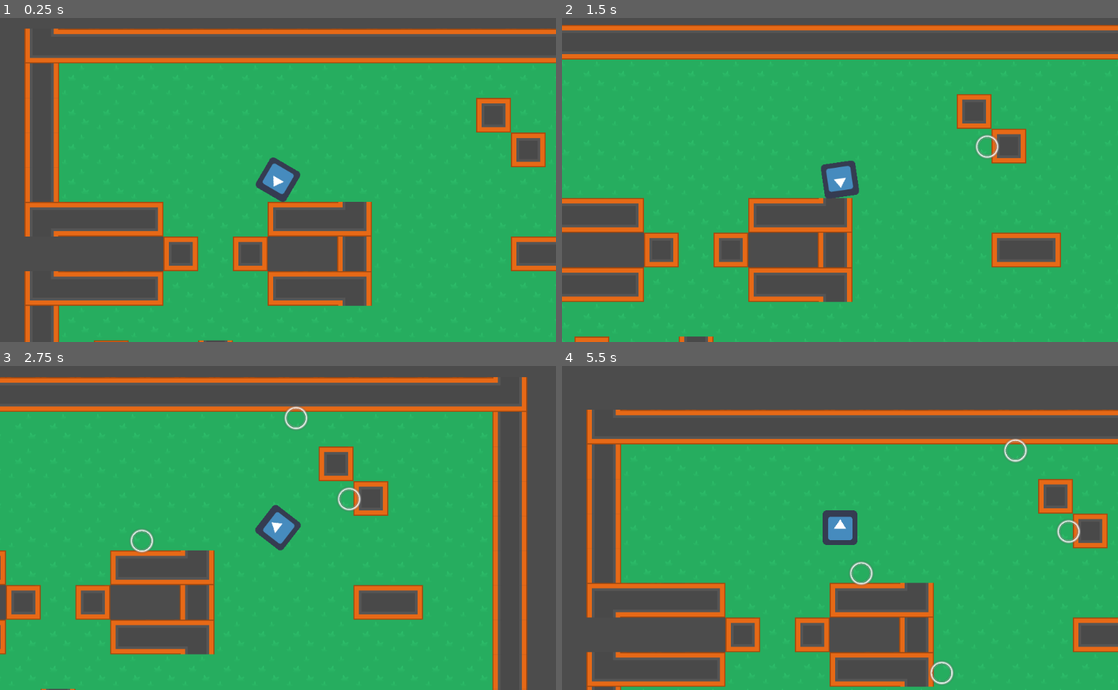
Above: before the commit, frames 1-4 (two rows, left to right).
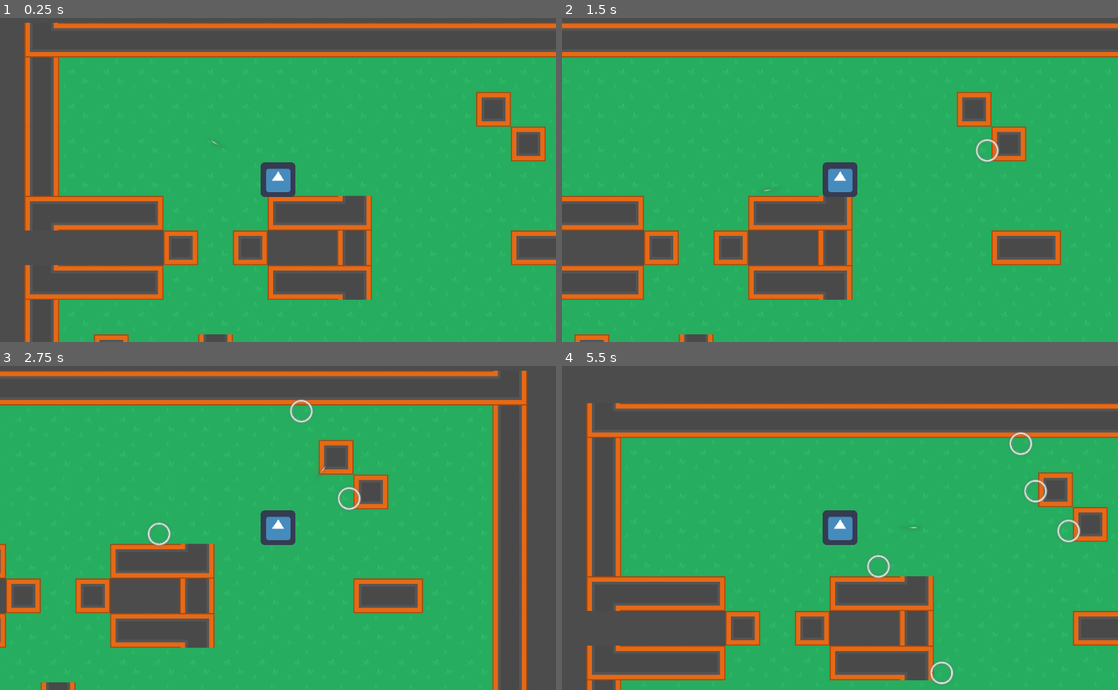
Above: after the commit, the same moments.

Repository: SolAZDev/WTG22_Tradition
Game: Godot game, scene res://Scenes/TestScene.tscn
The game is run twice, just before and just after one commit, with the same random seed, the same clock (stepped at 60 frames per second) and the same inputs. The engine's default icon, where the game draws it, is replaced by a stand-in: a white triangle on a blue panel in a dark square.
Inputs (mouse positions are in pixels of both pictures, inside the frame that each line leads up to):
- Up to frame 1 (0.25 s): no input
- Up to frame 2 (1.5 s): tap Enter at 0.5 s; move the mouse to (962, 163) at 0.52 s; hold Right (mv_right) 0.53-1.28 s; tap Ctrl (attack) at 0.6 s; tap E (interact, bound only after the commit) at 0.8, 1.35 s; move the mouse to (728, 196) at 1.27 s; hold Down (mv_down) from 1.28 s (still down)
- Up to frame 3 (2.75 s): tap Ctrl (attack) at 1.55, 2.1 s; tap Space at 2 s; move the mouse to (333, 456) at 2.02 s; release Down (mv_down) at 2.03 s; hold Right (mv_right) from 2.03 s (still down); tap E (interact, bound only after the commit) at 2.3 s
- Up to frame 4 (5.5 s): move the mouse to (812, 592) at 2.77 s; release Right (mv_right) at 2.78 s; hold Up (mv_up) 2.78-3.53 s; tap E (interact, bound only after the commit) at 2.85, 3.8, 4.35, 5.3 s; tap Ctrl (attack) at 3.05, 3.6, 4.55, 5.1 s; move the mouse to (1006, 576) at 3.52 s; hold Left (mv_left) 3.53-5.03 s; tap \ (debug_ammoplus, bound only before the commit) at 4.15 s; move the mouse to (673, 479) at 4.27 s; tap = (debug_heal, bound only before the commit) at 4.9 s; move the mouse to (867, 528) at 5.02 s; hold Down (mv_down) from 5.03 s (still down)

The runs differ from the first frame. In frame 1, 15% of the frame differs, in the area x 4-100%, y 1-100%; in frame 2, 7.8%; in frame 3, 13%; in frame 4, 16%, in the area x 4-100%, y 11-100%.

Commit message:
manual pick up

Diff:
--- a/Nodes/PlayerA.tscn
+++ b/Nodes/PlayerA.tscn
@@ -1,8 +1,9 @@
-[gd_scene load_steps=5 format=2]
+[gd_scene load_steps=6 format=2]
 
 [ext_resource path="res://icon.png" type="Texture" id=1]
 [ext_resource path="res://Scripts/PlayerA.gd" type="Script" id=2]
 [ext_resource path="res://Nodes/Bullet.tscn" type="PackedScene" id=3]
+[ext_resource path="res://Resources/PNG (Transparent)/trace_01.png" type="Texture" id=4]
 
 [sub_resource type="RectangleShape2D" id=1]
 
@@ -17,8 +18,16 @@
 [node name="Sprite" type="Sprite" parent="."]
 texture = ExtResource( 1 )
 
-[node name="ShootOffset" type="Position2D" parent="."]
+[node name="Camera2D" type="Camera2D" parent="."]
+current = true
+
+[node name="offsetRotator" type="Node2D" parent="."]
+
+[node name="ShootOffset" type="Position2D" parent="offsetRotator"]
 position = Vector2( 64, 0 )
 
-[node name="Camera2D" type="Camera2D" parent="."]
-current = true
+[node name="AimArrow" type="Sprite" parent="offsetRotator/ShootOffset"]
+position = Vector2( 64, 0 )
+rotation = 1.5708
+scale = Vector2( 0.1, 0.1 )
+texture = ExtResource( 4 )
--- a/Scenes/TestScene.tscn
+++ b/Scenes/TestScene.tscn
@@ -1,7 +1,10 @@
-[gd_scene load_steps=3 format=2]
+[gd_scene load_steps=4 format=2]
 
 [ext_resource path="res://Nodes/PlayerA.tscn" type="PackedScene" id=1]
 [ext_resource path="res://Tilesets/KennyTopdown.tres" type="TileSet" id=2]
+
+[sub_resource type="CircleShape2D" id=1]
+radius = 53.0848
 
 [node name="Node2D" type="Node2D"]
 
@@ -14,3 +17,9 @@
 show_collision = true
 format = 1
 tile_data = PoolIntArray( 0, 1073741825, 0, 1, 1073741825, 2, 2, 1073741825, 2, 3, 1073741825, 2, 4, 1073741825, 2, 5,  …(3788 unchanged characters)…
+
+[node name="Area2D" type="Area2D" parent="."]
+position = Vector2( 128, 128 )
+
+[node name="CollisionShape2D" type="CollisionShape2D" parent="Area2D"]
+shape = SubResource( 1 )
--- a/Scripts/Actor.gd
+++ b/Scripts/Actor.gd
@@ -5,7 +5,3 @@
 export(int) var speed = 200
 var vel: Vector2 = Vector2()
 onready var spr: AnimatedSprite = $AnimatedSprite
-
-# Declare member variables here. Examples:
-# var a = 2
-# var b = "text"
--- a/Scripts/Bullet.gd
+++ b/Scripts/Bullet.gd
@@ -17,7 +17,10 @@
 func _body_entered(node):
 	print(node, "?")
 
-func _on_Disk_body_entered(node:Node2D):
+func onBodyEnter(node: Node2D):
 	print(node.name,"!")
 	shooting=false
-	#play hit animation?
+	match node.name:
+		"Player": node.itemPickup = self
+
+func _on_Disk_body_entered(node:Node2D): onBodyEnter(node)
--- a/Scripts/PlayerA.gd
+++ b/Scripts/PlayerA.gd
@@ -5,37 +5,41 @@
 var bulletAmmo = 5
 var playerHealth = 5
 var IsPlayerDead = false
-
-#export(NodePath) var bulletPath
-
-onready var bulletOffset: Position2D = $ShootOffset
+var itemPickup: Area2D = null
+onready var offsetParent: Node2D = $offsetRotator
+onready var bulletOffset: Position2D = offsetParent.get_child(0)
 # Called when the node enters the scene tree for the first time.
 func _ready():
 	pass # Replace with function body.
 
 func _process(delta):
+	offsetParent.look_at(get_global_mouse_position())
 	if Input.is_action_just_pressed("attack"):
 		if bulletAmmo > 0:
 			bulletAmmo = bulletAmmo - 1
-		else:
-			bulletAmmo = bulletAmmo
+			print('SHOOTING! Ammo: ' , bulletAmmo)
+			shoot()
+		#$else:
+			#bulletAmmo = bulletAmmo
 
-		print('SHOOTING! Ammo: ' , bulletAmmo)
-		shoot()
+	if Input.is_action_just_pressed("interact"):
+		if itemPickup!=null:
+			itemPickup.queue_free()
+			itemPickup=null
+			bulletAmmo=bulletAmmo+1
+			print("picked up G U N", bulletAmmo)
+	# if Input.is_action_just_pressed("debug_ammoplus"):
+	# 	bulletAmmo = bulletAmmo + 1
+	# 	print('Bullets Increased! Ammo: ' , bulletAmmo)
 
-	if Input.is_action_just_pressed("debug_ammoplus"):
-		bulletAmmo = bulletAmmo + 1
-		print('Bullets Increased! Ammo: ' , bulletAmmo)
+	# if Input.is_action_just_pressed("debug_heal"):
+	# 	playerHealth = playerHealth + 1
+	# 	print('Health Increased! Life: ' , playerHealth)
 
-	if Input.is_action_just_pressed("debug_heal"):
-		playerHealth = playerHealth + 1
-		print('Health Increased! Life: ' , playerHealth)
+	# if Input.is_action_just_pressed("debug_hurt"):
+	# 	playerHealth = playerHealth - 1
+	# 	print('Health Decreased! Life: ' , playerHealth)
 
-	if Input.is_action_just_pressed("debug_hurt"):
-		playerHealth = playerHealth - 1
-		print('Health Decreased! Life: ' , playerHealth)
-
-	look_at(get_global_mouse_position())
 
 	if playerHealth == 0 || playerHealth < 0:
 		IsPlayerDead = true
@@ -48,12 +52,14 @@
 		speed = 200
 
 func shoot():
-	if bulletAmmo > 0:
-		var bullet = bulletPath.instance()
-		get_parent().add_child(bullet)
-		bullet.position = bulletOffset.global_position
-		bullet.Velocity = (get_global_mouse_position() - position).normalized()
+	var bullet = bulletPath.instance()
+	get_parent().add_child(bullet)
+	bullet.position = bulletOffset.global_position
+	bullet.Velocity = (get_global_mouse_position() - position).normalized()
 
 func _physics_process(delta):
 	vel = Vector2(Input.get_axis("mv_left","mv_right"),Input.get_axis("mv_up","mv_down"));
 	move_and_slide(vel*speed)
+	for i in get_slide_count():
+		var col = get_slide_collision(i)
+		#print(get_slide_count(), col.collider.name)
--- a/project.godot
+++ b/project.godot
@@ -26,14 +26,6 @@
 
 [input]
 
-ui_accept={
-"deadzone": 0.5,
-"events": [ Object(InputEventKey,"resource_local_to_scene":false,"resource_name":"","device":0,"alt":false,"shift":false,"control":false,"meta":false,"command":false,"pressed":false,"scancode":16777221,"physical_scancode":0,"unicode":0,"echo":false,"script":null)
-, Object(InputEventKey,"resource_local_to_scene":false,"resource_name":"","device":0,"alt":false,"shift":false,"control":false,"meta":false,"command":false,"pressed":false,"scancode":16777222,"physical_scancode":0,"unicode":0,"echo":false,"script":null)
-, Object(InputEventKey,"resource_local_to_scene":false,"resource_name":"","device":0,"alt":false,"shift":false,"control":false,"meta":false,"command":false,"pressed":false,"scancode":32,"physical_scancode":0,"unicode":0,"echo":false,"script":null)
-, Object(InputEventJoypadButton,"resource_local_to_scene":false,"resource_name":"","device":0,"button_index":0,"pressure":0.0,"pressed":false,"script":null)
- ]
-}
 mv_up={
 "deadzone": 0.5,
 "events": [ Object(InputEventKey,"resource_local_to_scene":false,"resource_name":"","device":0,"alt":false,"shift":false,"control":false,"meta":false,"command":false,"pressed":false,"scancode":16777232,"physical_scancode":0,"unicode":0,"echo":false,"script":null)
@@ -74,19 +66,10 @@
 , Object(InputEventMouseButton,"resource_local_to_scene":false,"resource_name":"","device":0,"alt":false,"shift":false, …(202 unchanged characters)…
  ]
 }
-debug_heal={
+interact={
 "deadzone": 0.5,
-"events": [ Object(InputEventKey,"resource_local_to_scene":false,"resource_name":"","device":0,"alt":false,"shift":false,"control":false,"meta":false,"command":false,"pressed":false,"scancode":61,"physical_scancode":0,"unicode":0,"echo":false,"script":null)
- ]
-}
-debug_hurt={
-"deadzone": 0.5,
-"events": [ Object(InputEventKey,"resource_local_to_scene":false,"resource_name":"","device":0,"alt":false,"shift":false,"control":false,"meta":false,"command":false,"pressed":false,"scancode":45,"physical_scancode":0,"unicode":0,"echo":false,"script":null)
- ]
-}
-debug_ammoplus={
-"deadzone": 0.5,
-"events": [ Object(InputEventKey,"resource_local_to_scene":false,"resource_name":"","device":0,"alt":false,"shift":false,"control":false,"meta":false,"command":false,"pressed":false,"scancode":92,"physical_scancode":0,"unicode":0,"echo":false,"script":null)
+"events": [ Object(InputEventKey,"resource_local_to_scene":false,"resource_name":"","device":0,"alt":false,"shift":false,"control":false,"meta":false,"command":false,"pressed":false,"scancode":69,"physical_scancode":0,"unicode":0,"echo":false,"script":null)
+, Object(InputEventJoypadButton,"resource_local_to_scene":false,"resource_name":"","device":0,"button_index":3,"pressure":0.0,"pressed":false,"script":null)
  ]
 }
 
